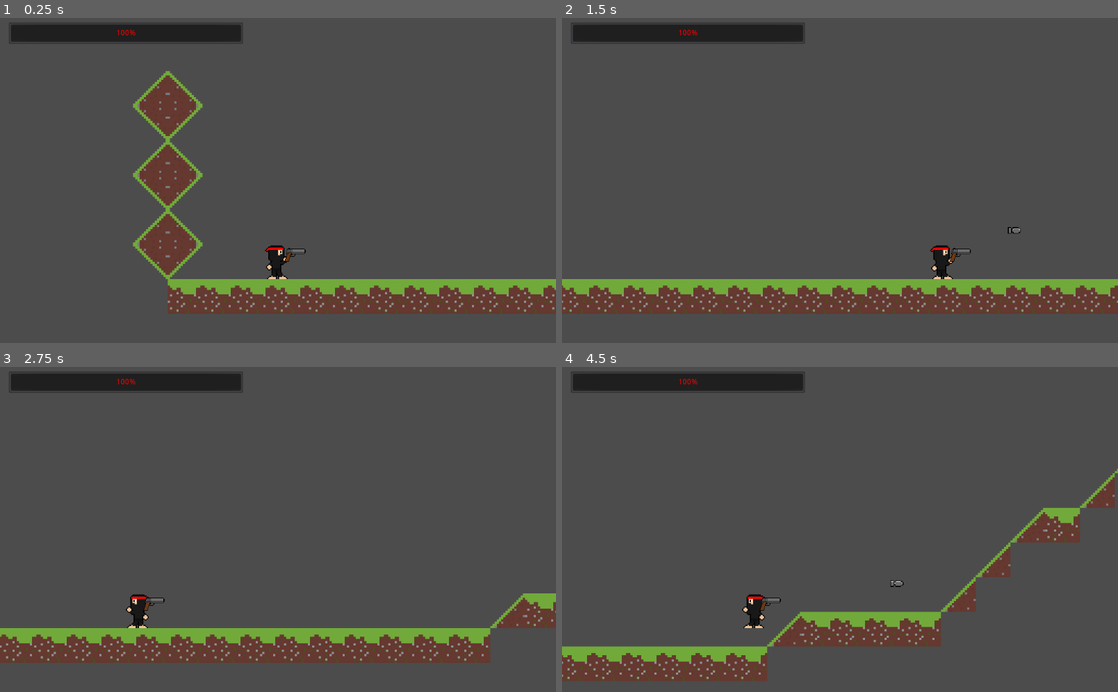
Above: before the commit, frames 1-4 (two rows, left to right).
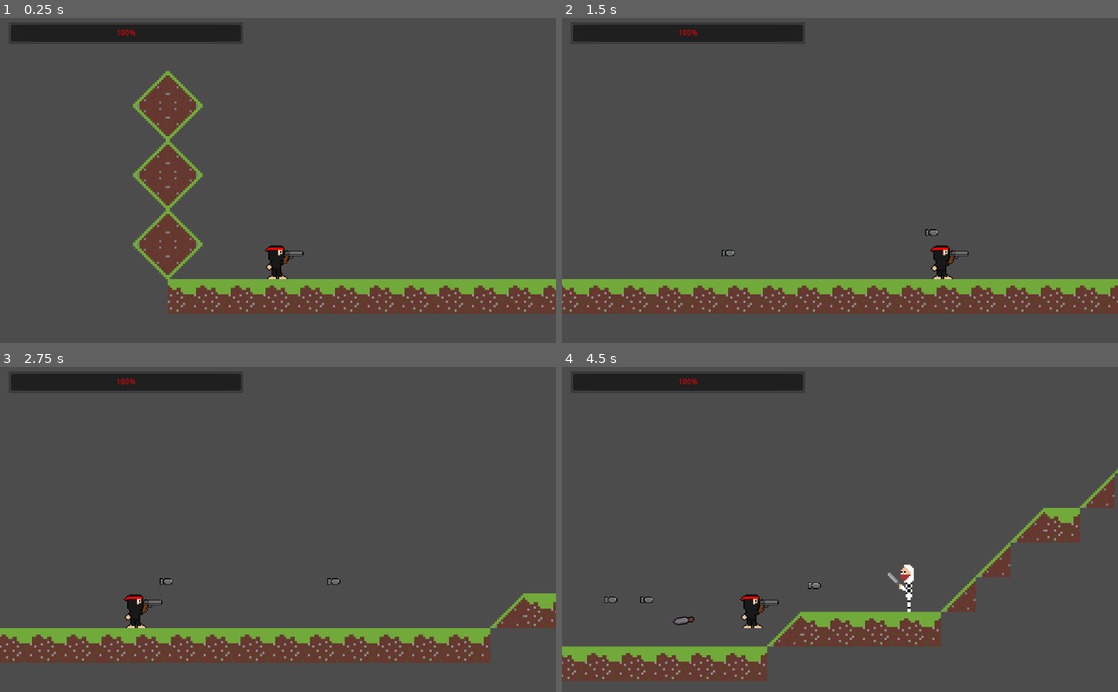
Above: after the commit, the same moments.

Repository: Blahthehero/NinjaGun
Game: Godot game, scene res://Scenes/YLP.tscn
Same seed, same stepped clock (60 frames per second), same inputs: the game is played once before the commit and once after it. The engine's default icon, where the game draws it, is replaced by a stand-in: a white triangle on a blue panel in a dark square.
Inputs (mouse positions are in pixels of both pictures, inside the frame that each line leads up to):
- Up to frame 1 (0.25 s): no input
- Up to frame 2 (1.5 s): move the mouse to (962, 164) at 0.52 s; hold D (ui_right) from 0.53 s (still down); click (962, 164) at 0.6 s; tap W (ui_up) at 0.77 s; move the mouse to (728, 196) at 1.27 s; click (728, 196) at 1.35 s
- Up to frame 3 (2.75 s): tap W (ui_up) at 1.52 s; move the mouse to (333, 458) at 2.02 s; release D (ui_right) at 2.03 s; hold A (ui_left) from 2.03 s (still down); click (333, 458) at 2.1 s
- Up to frame 4 (4.5 s): move the mouse to (812, 594) at 2.77 s; release A (ui_left) at 2.78 s; hold D (ui_right) 2.78-4.28 s; click (812, 594) at 2.85 s; tap W (ui_up) at 3.02, 3.77 s; move the mouse to (1006, 578) at 3.52 s; click (1006, 578) at 3.6 s; move the mouse to (673, 480) at 4.27 s; hold A (ui_left) from 4.28 s (still down); click (673, 480) at 4.35 s

The runs differ from the first frame. In frame 1, less than 0.1% of the frame differs, in the area x 50-55%, y 70-76%; in frame 2, 0.2%; in frame 3, 0.3%; in frame 4, 0.7%, in the area x 7-64%, y 60-81%.

Commit message:
Add files via upload

Diff:
--- a/Scenes/Ammo.gd
+++ b/Scenes/Ammo.gd
@@ -1,6 +1,13 @@
 extends Node2D
 
+var move = Vector2.ZERO
+var look_vec = Vector2.ZERO
+onready var player = get_node("/root/YLP?/Player/Play")
+var speed : float = 750
+var direction : Vector2 = Vector2()
 
+func _process(delta):
+	translate(direction*speed*delta)
 
 func _on_Bullet_area_entered(area):
 	if area.get_name() == 'Hit_box':
--- a/Scenes/Ammo.tscn
+++ b/Scenes/Ammo.tscn
@@ -1,6 +1,5 @@
-[gd_scene load_steps=5 format=2]
+[gd_scene load_steps=4 format=2]
 
-[ext_resource path="res://bullet.gd" type="Script" id=1]
 [ext_resource path="res://Sprites/bullet.png" type="Texture" id=2]
 [ext_resource path="res://Scenes/Ammo.gd" type="Script" id=3]
 
@@ -12,7 +11,6 @@
 script = ExtResource( 3 )
 
 [node name="Bullet" type="Area2D" parent="."]
-script = ExtResource( 1 )
 
 [node name="Sprite" type="Sprite" parent="Bullet"]
 texture = ExtResource( 2 )
--- a/Scenes/Player.tscn
+++ b/Scenes/Player.tscn
@@ -26,10 +26,8 @@
 
 	if Input.is_action_pressed(\"ui_right\"):
 		motion.x = SPEED
-		$Sprite.set_flip_h(false)
 	elif Input.is_action_pressed(\"ui_left\"):
 		motion.x = -SPEED
-		$Sprite.set_flip_h(true)
 	else:
 		motion.x = SCROLLSPEED
 		$AnimationPlayer.play(\"idle\")
@@ -82,7 +80,7 @@
 [node name="VisibilityNotifier2D" type="VisibilityNotifier2D" parent="Play"]
 
 [node name="gun" parent="Play" instance=ExtResource( 3 )]
-position = Vector2( 24, -16 )
+position = Vector2( 14, -4 )
 
 [node name="Camera2D" type="Camera2D" parent="."]
 position = Vector2( -512, -328 )
--- a/Scenes/YLP.tscn
+++ b/Scenes/YLP.tscn
@@ -9,6 +9,7 @@
 [ext_resource path="res://Scenes/Stone.tscn" type="PackedScene" id=7]
 
 [node name="YLP\?" type="Node2D"]
+position = Vector2( 1, 0 )
 script = ExtResource( 1 )
 __meta__ = {
 "_edit_horizontal_guides_": [ -312.0 ]
--- a/Scenes/gun.tscn
+++ b/Scenes/gun.tscn
@@ -4,13 +4,14 @@
 [ext_resource path="res://Sprites/Gun_Sprite.png" type="Texture" id=2]
 
 [node name="gun" type="Node2D"]
+position = Vector2( 1, 0 )
 script = ExtResource( 1 )
 
 [node name="Sprite" type="Sprite" parent="."]
-position = Vector2( 16, 0 )
+position = Vector2( 22, -8 )
 texture = ExtResource( 2 )
 hframes = 3
 vframes = 3
 
 [node name="Muzzle" type="Position2D" parent="."]
-position = Vector2( 24, -4 )
+position = Vector2( 32, -12 )
--- a/bullet.gd
+++ b/bullet.gd
@@ -3,4 +3,4 @@
 
 
 func _physics_process(delta):
-	position += transform.x * speed * delta
+	translate(speed*delta)
Not shown, added: ground block.png.import
Not shown, added: treeright.png.import
